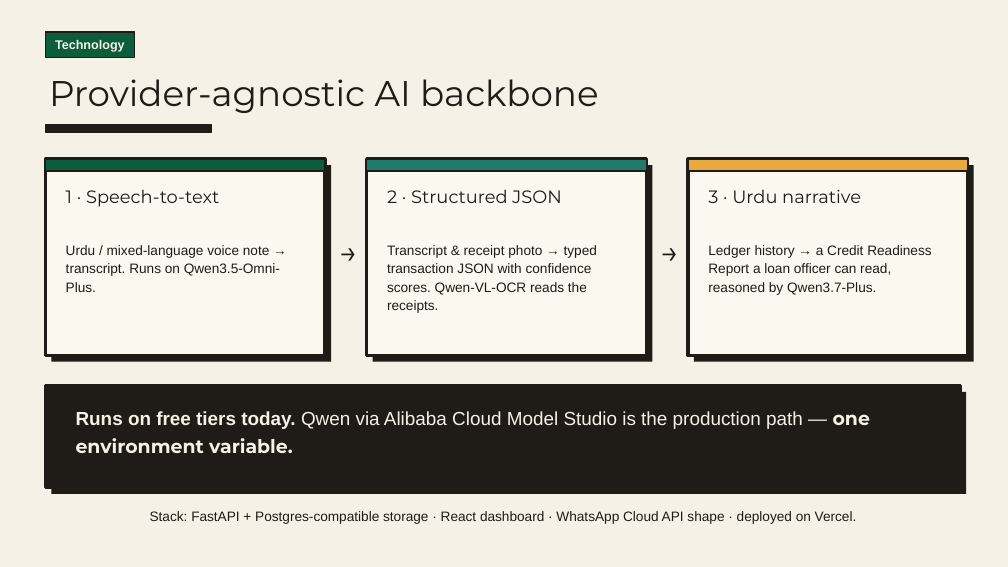
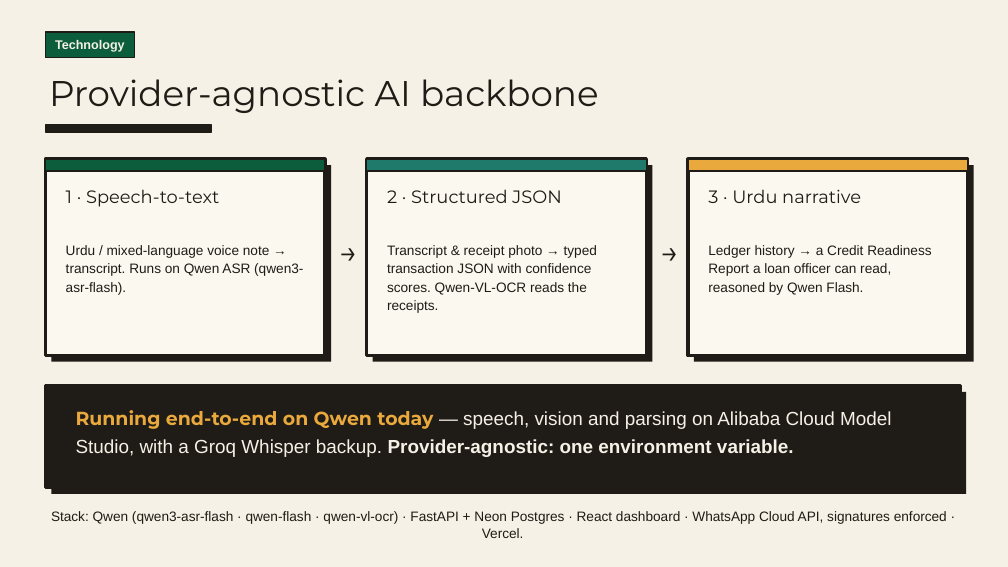
Before and after one commit to HussamHaroon/Bizro, a slide deck: slide 7 of presentation/Bizro_Pitch.pptx. Drawn at 1008x567 pixels with LibreOffice and Linux fonts; fonts in the diff are those of the drawing. Boxes give left, top, right and bottom in pixels: in the first picture for what was removed or moved away, otherwise in the second. Text is boxed around its words. In the diff, an @@ line names an element or a change of style, - is before the commit and + after.

Commit message:
feat(deck): pitch refreshed — real live-site screenshot, running-Qwen story on every slide, Findex-sourced stats

```diff
--- a/presentation/Bizro_Pitch.pptx
+++ b/presentation/Bizro_Pitch.pptx
@@ text at (x1=66, y1=245, x2=303, y2=295): text changed @@
-Urdu / mixed-language voice note → transcript. Runs on Qwen3.5-Omni-Plus.
+Urdu / mixed-language voice note → transcript. Runs on Qwen ASR (qwen3-asr-flash).
@@ text at (x1=708, y1=245, x2=931, y2=295): text changed @@
-Ledger history → a Credit Readiness Report a loan officer can read, reasoned by Qwen3.7-Plus.
+Ledger history → a Credit Readiness Report a loan officer can read, reasoned by Qwen Flash.
@@ text at (x1=76, y1=410, x2=891, y2=457): text changed @@
-Runs on free tiers today. Qwen via Alibaba Cloud Model Studio is the production path — one environment variable.
+Running end-to-end on Qwen today — speech, vision and parsing on Alibaba Cloud Model Studio, with a Groq Whisper backup. Provider-agnostic: one environment variable.
@@ text at (x1=51, y1=511, x2=947, y2=538): text changed @@
-Stack: FastAPI + Postgres-compatible storage · React dashboard · WhatsApp Cloud API shape · deployed on Vercel.
+Stack: Qwen (qwen3-asr-flash · qwen-flash · qwen-vl-ocr) · FastAPI + Neon Postgres · React dashboard · WhatsApp Cloud API, signatures enforced · Vercel.
```
Also in this commit, not shown: 6 other slides changed, 2 other files.
